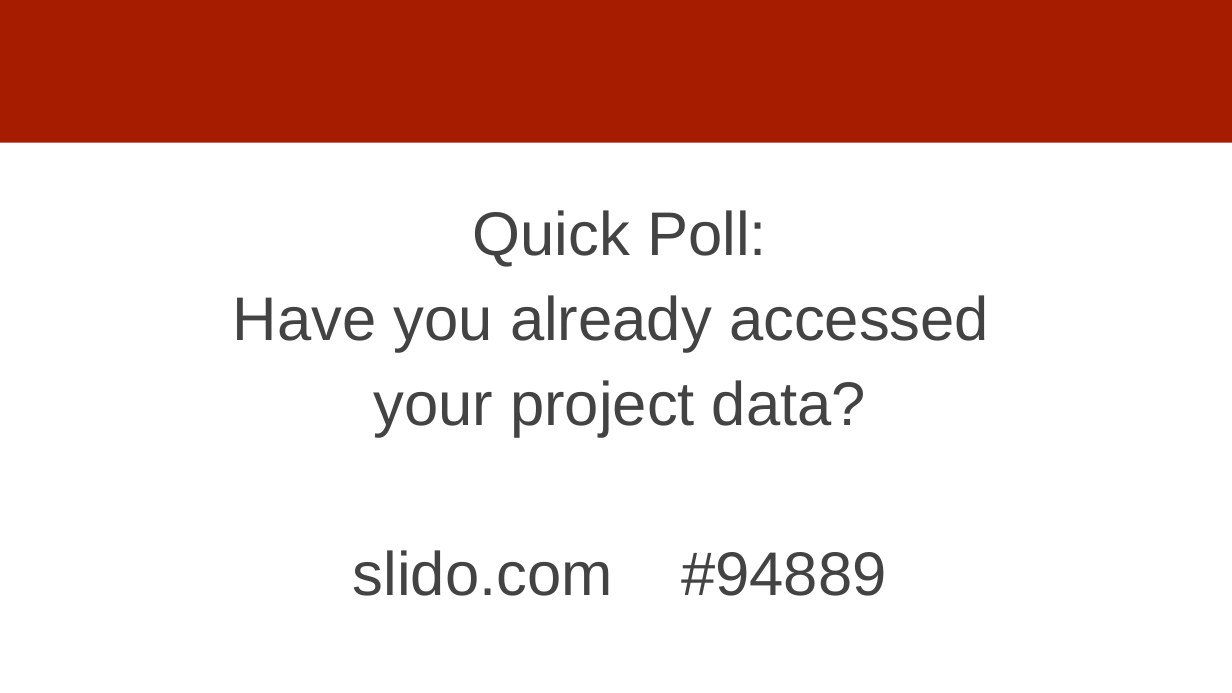
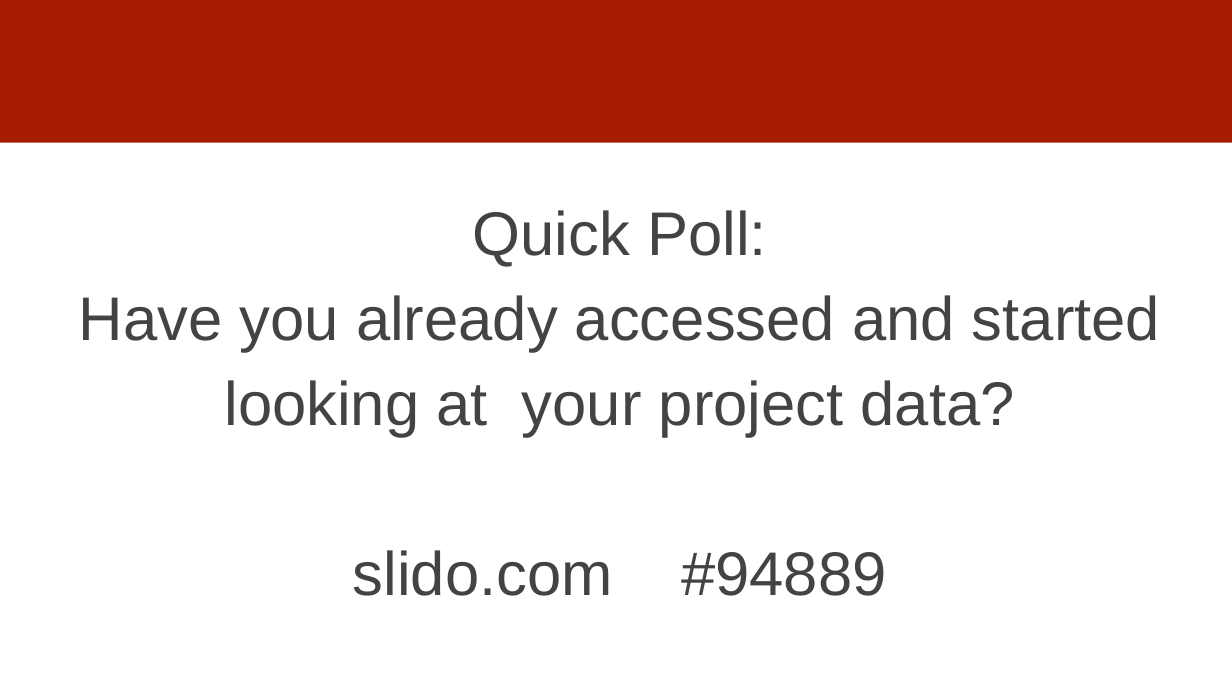
Before and after one commit to dssg/mlforpublicpolicylab, a slide deck: slide 4 of Lectures/06-data-exploration.pptx (slide 5 before the commit). Drawn at 1232x693 pixels with LibreOffice and Linux fonts; fonts in the diff are those of the drawing. Boxes give left, top, right and bottom in pixels: in the first picture for what was removed or moved away, otherwise in the second. Text is boxed around its words. In the diff, an @@ line names an element or a change of style, - is before the commit and + after.

```diff
--- a/Lectures/06-data-exploration.pptx
+++ b/Lectures/06-data-exploration.pptx
@@ text at [79, 295, 1160, 437]: text changed @@
-Have you already accessed
-your project data?
+Have you already accessed and started looking at your project data?
```
Also in this commit, not shown: 1 slide removed, 1 other file.
